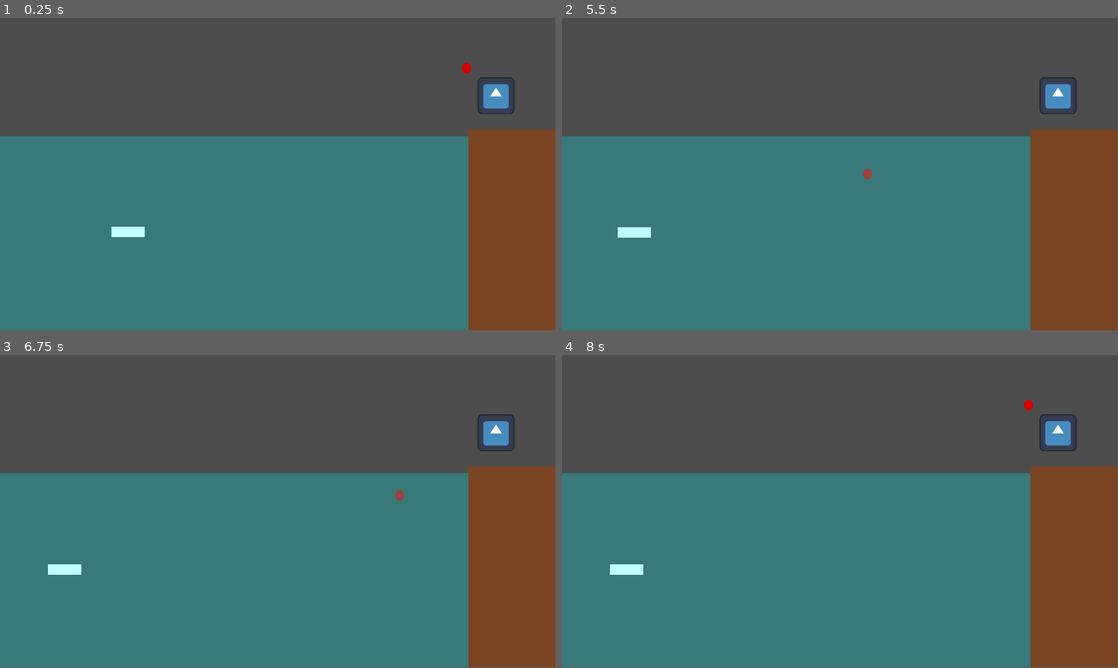
Above: before the commit, frames 1-4 (two rows, left to right).
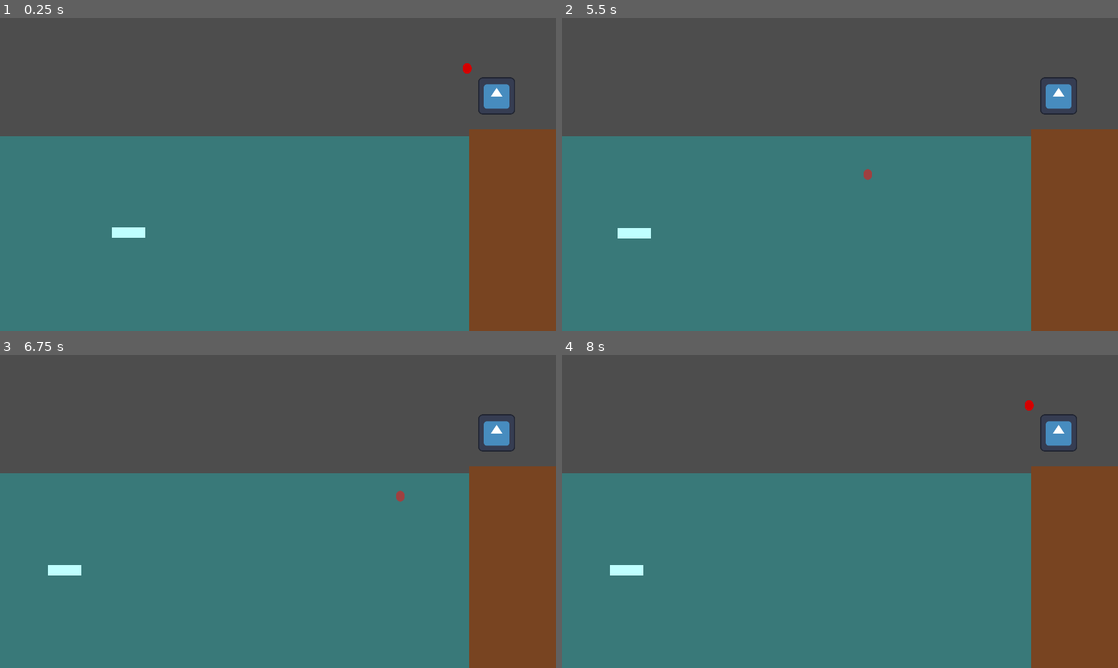
Above: after the commit, the same moments.

Repository: RajwolChapagain/Fishing-Mini-Game
Game: Godot game, scene res://main.tscn
Two runs of this game, one before a commit and one after it. Both use one fixed random seed, a clock stepped at 60 frames per second and the inputs below. The engine's default icon, where the game draws it, is replaced by a stand-in: a white triangle on a blue panel in a dark square.
Inputs (mouse positions are in pixels of both pictures, inside the frame that each line leads up to):
- Up to frame 1 (0.25 s): no input
- Up to frame 2 (5.5 s): tap Enter at 0.5, 2, 3.5 s; move the mouse to (962, 158) at 0.52 s; press the mouse at (962, 158) at 0.53 s; tap Space at 1.25, 2.75, 4.25 s; move the mouse to (728, 190) at 1.27 s; release the mouse at (728, 190) at 1.28 s; click (728, 190) at 1.35 s; move the mouse to (895, 105) at 2.02 s; press the mouse at (895, 105) at 2.03 s; move the mouse to (812, 237) at 2.77 s; release the mouse at (812, 237) at 2.78 s; click (812, 237) at 2.85 s; move the mouse to (1006, 221) at 3.52 s; press the mouse at (1006, 221) at 3.53 s; move the mouse to (673, 127) at 4.27 s; release the mouse at (673, 127) at 4.28 s; click (673, 127) at 4.35 s; move the mouse to (867, 174) at 5.02 s; press the mouse at (867, 174) at 5.03 s
- Up to frame 3 (6.75 s): move the mouse to (194, 433) at 5.77 s; release the mouse at (194, 433) at 5.78 s; click (194, 433) at 5.85 s; move the mouse to (400, 495) at 6.52 s; press the mouse at (400, 495) at 6.53 s
- Up to frame 4 (8 s): move the mouse to (728, 527) at 7.27 s; release the mouse at (728, 527) at 7.28 s; click (728, 527) at 7.35 s
In our replay, the window is 799x449 before the commit and 800x450 after it. These sizes can differ from the game's own. Grey fills any space a smaller window leaves; there, only what the larger window draws over its background counts as a difference.

The runs differ from the first frame. In frame 1, 0.4% of the frame differs, in the area x 20-100%, y 0-100%; in frame 2, 0.4%, in the area x 10-100%, y 0-100%; in frame 3, 0.3%; in frame 4, 0.3%.

Commit message:
Clamp fish position to water level and shore line

Diff:
--- a/fish.gd
+++ b/fish.gd
@@ -5,14 +5,18 @@
 
 @onready var target = global_position
 
+var water_level = 0
+var shore_line = 1000
+
 func _physics_process(_delta):
 	move_to_target()
+	clamp_position() #Below water level and to the left of the shoreline
 
 func move_to_target():
 	var direction = global_position.direction_to(target)
 
 	if global_position.distance_to(target) > 10:
-		position += speed * direction * get_physics_process_delta_time()
+		global_position += speed * direction * get_physics_process_delta_time()
 
 func _on_vision_radius_area_entered(area):
 	if area.name == "Bobber":
@@ -21,3 +25,7 @@
 
 func _on_move_timer_timeout():
 	target += Vector2(randi_range(-move_radius, move_radius), randi_range(-move_radius, move_radius))
+
+func clamp_position():
+	global_position.x = clamp(global_position.x, 0, shore_line)
+	global_position.y = clamp(global_position.y, water_level, get_viewport_rect().size.y)
--- a/project.godot
+++ b/project.godot
@@ -19,6 +19,7 @@
 
 window/size/viewport_width=1920
 window/size/viewport_height=1080
+window/stretch/mode="canvas_items"
 
 [input]
 
